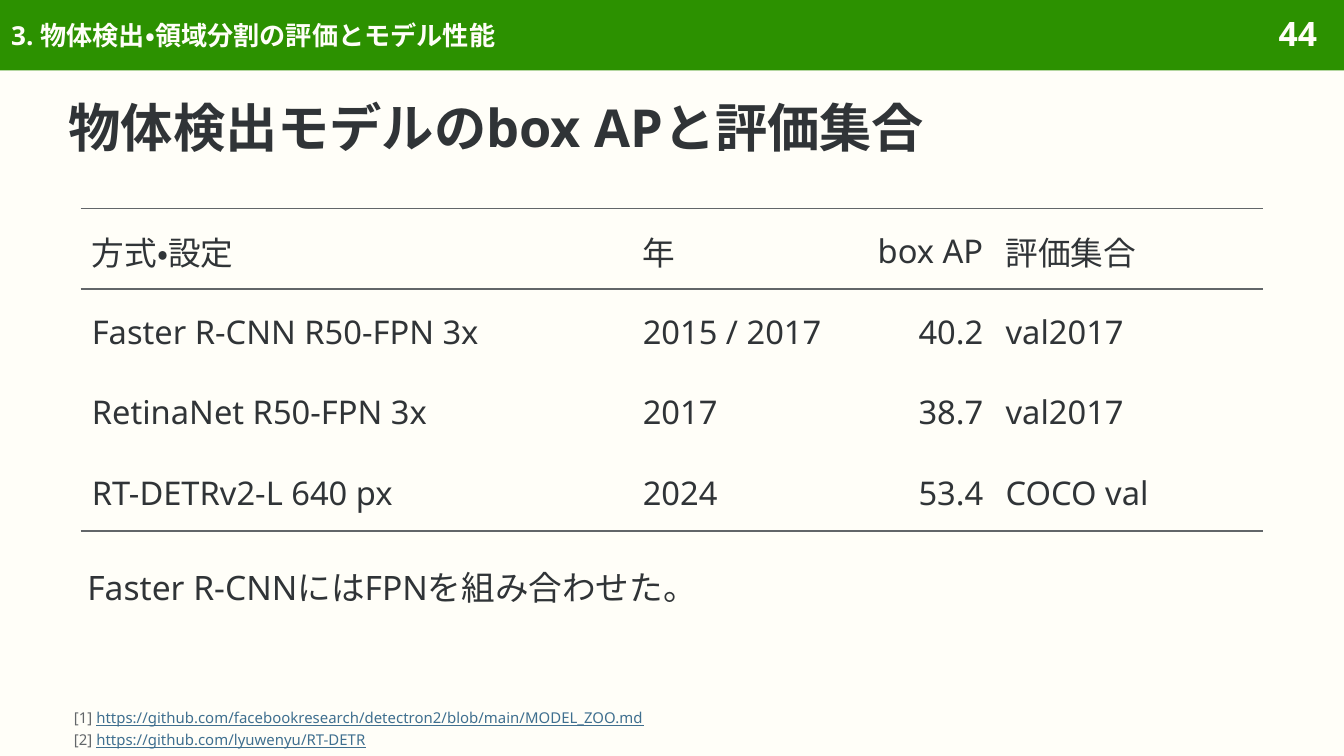
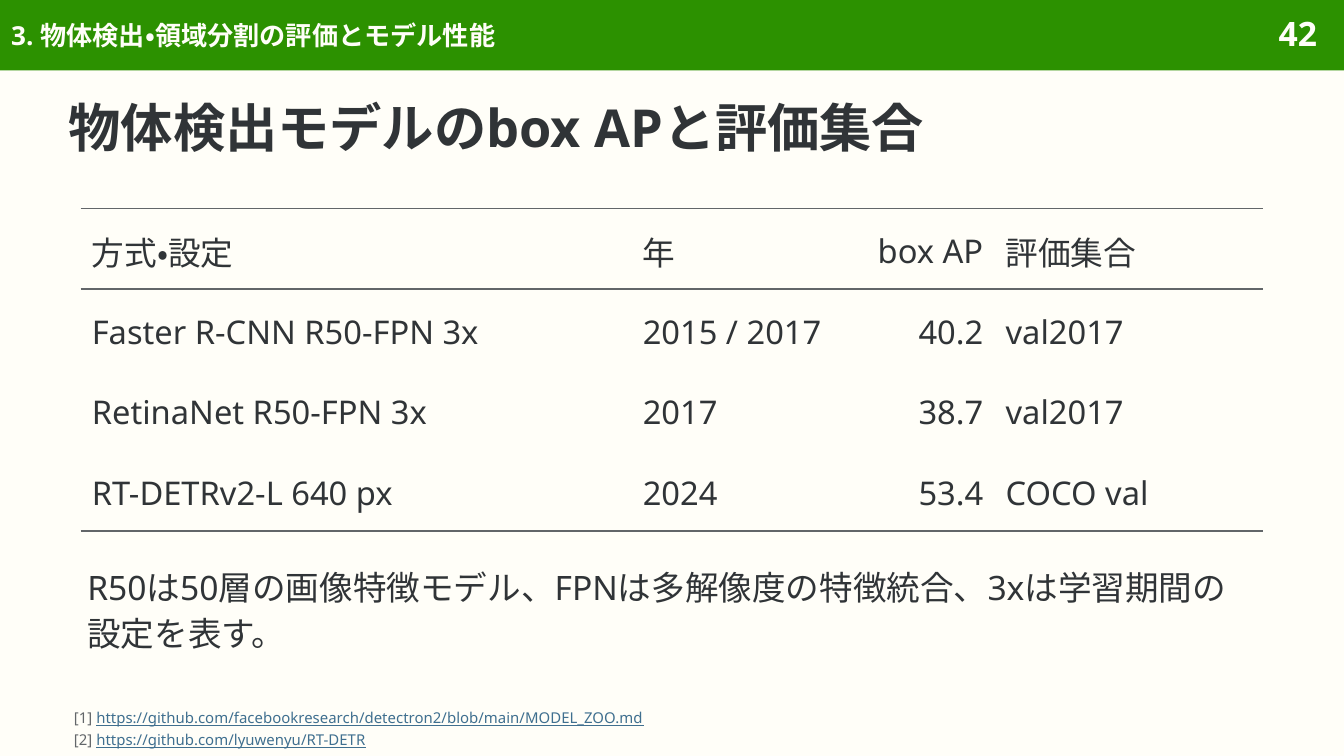
Before and after one commit to sasakiy84/datasets-in-10-minutes, a slide deck: slide 42 of slides/datasets-in-10-minutes-coco.pptx (slide 44 before the commit). Drawn at 1344x756 pixels with LibreOffice and Linux fonts; fonts in the diff are those of the drawing. Boxes give left, top, right and bottom in pixels: in the first picture for what was removed or moved away, otherwise in the second. Text is boxed around its words. In the diff, an @@ line names an element or a change of style, - is before the commit and + after.

```diff
--- a/slides/datasets-in-10-minutes-coco.pptx
+++ b/slides/datasets-in-10-minutes-coco.pptx
@@ page number at box(1279, 21, 1317, 46): text changed @@
-44
+42
@@ text at box(87, 571, 1226, 649): text changed @@
-Faster R-CNNにはFPNを組み合わせた。
+R50は50層の画像特徴モデル、FPNは多解像度の特徴統合、3xは学習期間の設定を表す。
```
Also in this commit, not shown: 2 other slides changed, 15 other files.
